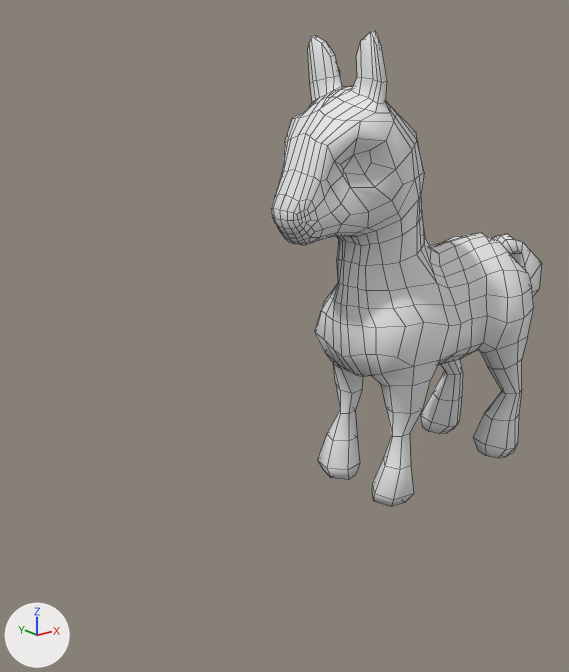
The Blender file Blender/UNITY_BittyHorse.blend, before and after one commit.
Before and after are seen from a 50 mm camera at (-6.47, -6.19, 4.65) aimed at (-1.23, 0.35, 2.04). Every picture has the same lights, and +X, +Y and +Z are marked at lower left. Mesh edges are drawn as thin lines.
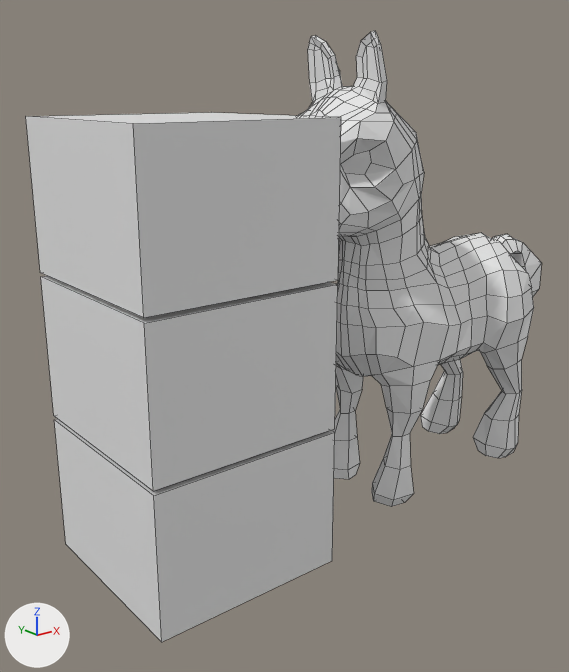
Boxes [x1, y1, x2, y2] around the edits, measured in the pictures (569 x 672 px; the box of a moved part takes in the faces that stretch with it):
```json
{"object": "Cube", "change": "reshaped", "before": [271, 31, 542, 507], "after": [298, 31, 542, 507]}
{"object": "Cube.003", "change": "added", "after": [26, 112, 341, 318]}
{"object": "Cube.002", "change": "added", "after": [41, 276, 338, 491]}
{"object": "Cube.001", "change": "added", "after": [54, 419, 335, 642]}
{"part": 1, "of": "me_cube_001", "change": "moved or reshaped", "before": [271, 32, 437, 291], "after": [298, 32, 437, 291]}
{"part": 2, "of": "me_cube_001", "change": "shading changed", "before": [311, 31, 542, 507], "after": [311, 31, 542, 507]}
```

Scene script edits in JSON lines:
```json
{"block": "me_cube_001", "where": "# used by ob_cube; location = (0.0, 0.0, 0.0)"}
{"op": "remove", "block": "me_cube_001", "code": "me_cube_001.from_pydata(...)  # 430 vertices, 398 faces; spans x -1.57..2.66, y -0.05..0.86, z 0.03..5.18"}
{"op": "add", "block": "me_cube_001", "code": "me_cube_001.from_pydata(...)  # 453 vertices, 396 faces; spans x -1.57..2.66, y -0.05..0.86, z 0.03..5.18"}
{"block": "me_cube_001", "change": "me_cube_001 part 1"}
{"block": "me_cube_001", "change": "18 vertices are removed from x -1.52..-0.64, y 0.06..0.48, z 3.18..4.76"}
{"block": "me_cube_001", "change": "98 faces are deleted"}
{"block": "me_cube_001", "change": "41 vertices are added at x -1.46..0.45, y -0.02..0.48, z 2.68..5.09"}
{"block": "me_cube_001", "change": "96 new faces join them"}
{"block": "me_cube_001", "change": "me_cube_001 part 2: 300 kept faces spanning x -1.54..2.66, y -0.05..0.86, z 0.03..5.18 are now shaded flat"}
{"op": "add", "block": "me_cube_003", "code": ["me_cube_003 = bpy.data.meshes.new('Cube.003')", "me_cube_003.from_pydata(...)  # a box spanning x -1.0..1.0, y -1.0..1.0, z -1.0..0.43"]}
{"op": "add", "block": "ob_cube_003", "code": ["ob_cube_003 = bpy.data.objects.new('Cube.003', me_cube_003)", "ob_cube_003.location = (-2.69, 0.0, 3.99)"]}
{"op": "add", "block": "ob_cube_002", "code": ["ob_cube_002 = bpy.data.objects.new('Cube.002', me_cube_003.copy())", "ob_cube_002.location = (-2.69, 0.0, 2.51)"]}
{"op": "add", "block": "ob_cube_001", "code": ["ob_cube_001 = bpy.data.objects.new('Cube.001', me_cube_003.copy())", "ob_cube_001.location = (-2.69, 0.0, 1.04)"]}
```
